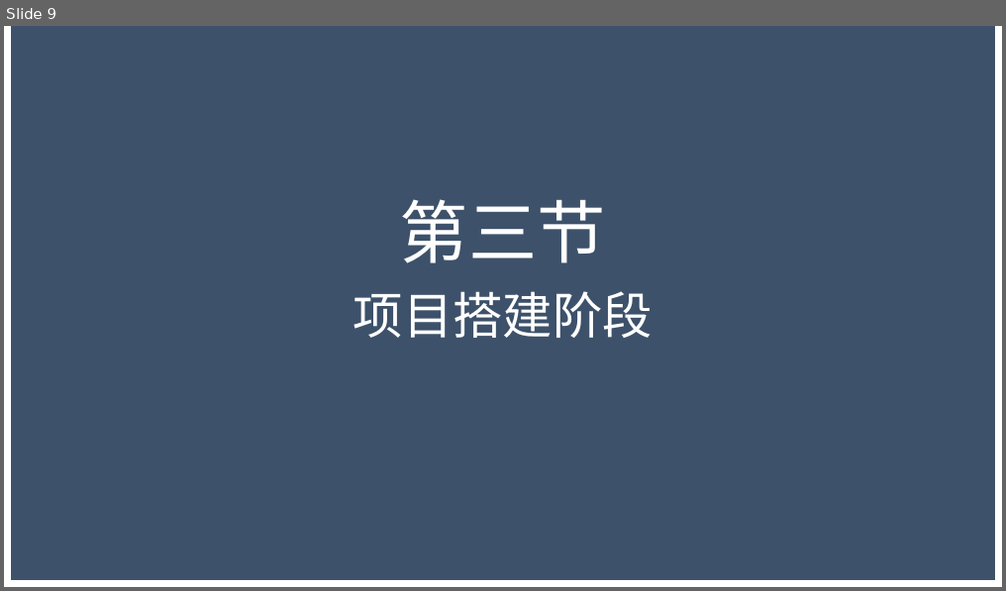
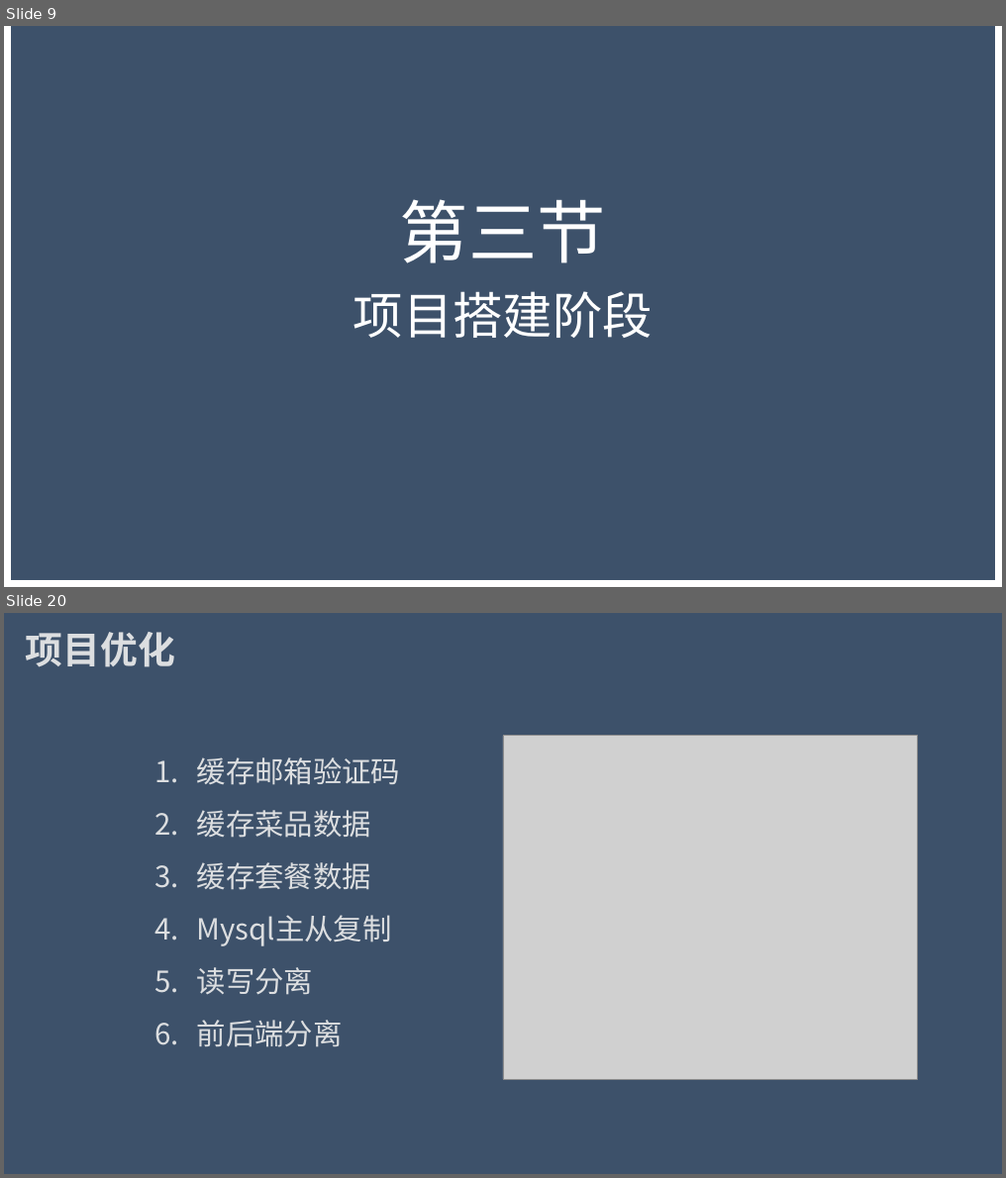
Before and after one commit to Wangzt670/swt, a slide deck: 项目待交付工件/D结项阶段/2.项目答辩.pptx. Shown one above the other, each under a label of ours: slide 9 before the commit, slides 9 and 20 after it; the slides between them are not shown. The pictures are 1006x591 and 1006x1178 pixels, drawn with LibreOffice and Linux fonts; fonts in the diff are those of the drawing; grey boxes stand for pictures; background and template pictures are left out; a plain dark background stands for a picture behind light text. Boxes give left, top, right and bottom in pixels: in the first picture for what was removed or moved away, otherwise in the second. Text is boxed around its words. In the diff, an @@ line names an element or a change of style, - is before the commit and + after.

```diff
--- a/项目待交付工件/D结项阶段/2.项目答辩.pptx
+++ b/项目待交付工件/D结项阶段/2.项目答辩.pptx
@@ slide 20 added at <box>4,613,1002,1174</box>, background #FFFFFF; not listed: 1 template element that a slide beside it also shows @@
@@ text added at <box>26,632,175,667</box>, 36 pt, text #DCDEE0, bold @@
+项目优化
@@ text added at <box>197,758,401,1048</box>, 28 pt, text #DCDEE0 @@
+1. 缓存邮箱验证码
+2. 缓存菜品数据
+3. 缓存套餐数据
+4. Mysql主从复制
+5. 读写分离
+6. 前后端分离
@@ picture added at <box>503,736,918,1079</box> @@
```
Also in this commit, not shown: 7 slides changed, 13 other slides added, 4 slides removed.
